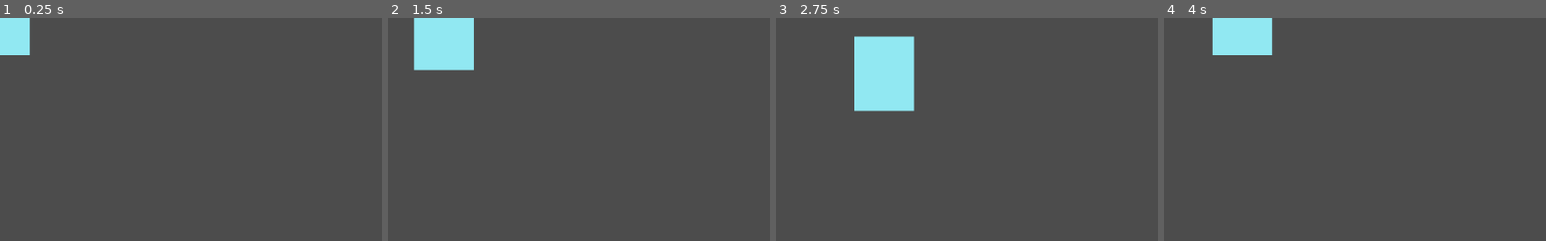
Above: before the commit, frames 1-4 (left to right).
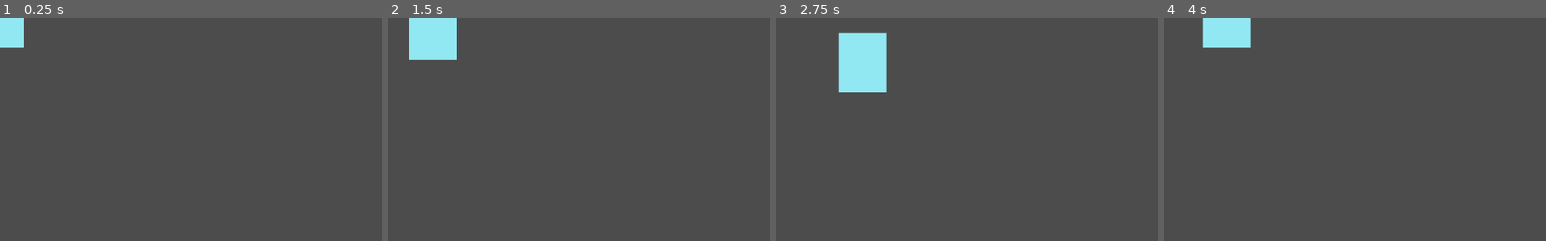
Above: after the commit, the same moments.

Repository: CeylenGames/5thAlakajam
Game: Godot game, scene res://World.tscn
Same seed, same stepped clock (60 frames per second), same inputs: the game is played once before the commit and once after it.
Inputs:
- Up to frame 1 (0.25 s): no input
- Up to frame 2 (1.5 s): tap Enter at 0.5 s; hold Right (ui_right) 0.53-1.28 s; hold Down (ui_down) from 1.28 s (still down)
- Up to frame 3 (2.75 s): release Down (ui_down) at 2.03 s; hold Right (ui_right) from 2.03 s (still down)
- Up to frame 4 (4 s): release Right (ui_right) at 2.78 s; hold Up (ui_up) 2.78-3.53 s; hold Left (ui_left) from 3.53 s (still down)
The pictures show only the part of the screen within x 0-50%, y 0-50%; the shares and areas given below are measured in that part.
In our replay, the window is 800x468 before the commit and 800x450 after it. These sizes can differ from the game's own. Grey fills any space a smaller window leaves; there, only what the larger window draws over its background counts as a difference.

The runs differ from the first frame. In frame 1, 0.5% of the frame differs, in the area x 0-8%, y 0-17%; in frame 2, 1.9%; in frame 3, 4.6%, in the area x 16-37%, y 6-42%; in frame 4, 1.7%.

Commit message:
modif projet settings

Diff:
--- a/Prefabs/Player.tscn
+++ b/Prefabs/Player.tscn
@@ -8,7 +8,7 @@
 custom_solver_bias = 0.0
 extents = Vector2( 40, 50 )
 
-[node name="Player" type="KinematicBody2D"]
+[node name="Player" type="KinematicBody2D" index="0"]
 
 input_pickable = false
 collision_layer = 1
--- a/World.tscn
+++ b/World.tscn
@@ -2,6 +2,6 @@
 
 [ext_resource path="res://Prefabs/Player.tscn" type="PackedScene" id=1]
 
-[node name="World" type="Node" index="0"]
+[node name="World" type="Node"]
 
 [node name="Player" parent="." index="0" instance=ExtResource( 1 )]
--- a/project.godot
+++ b/project.godot
@@ -14,6 +14,12 @@
 run/main_scene="res://World.tscn"
 config/icon="res://icon.png"
 
+[display]
+
+window/size/width=1280
+window/size/height=720
+window/size/resizable=false
+
 [rendering]
 
 quality/2d/use_pixel_snap=true
